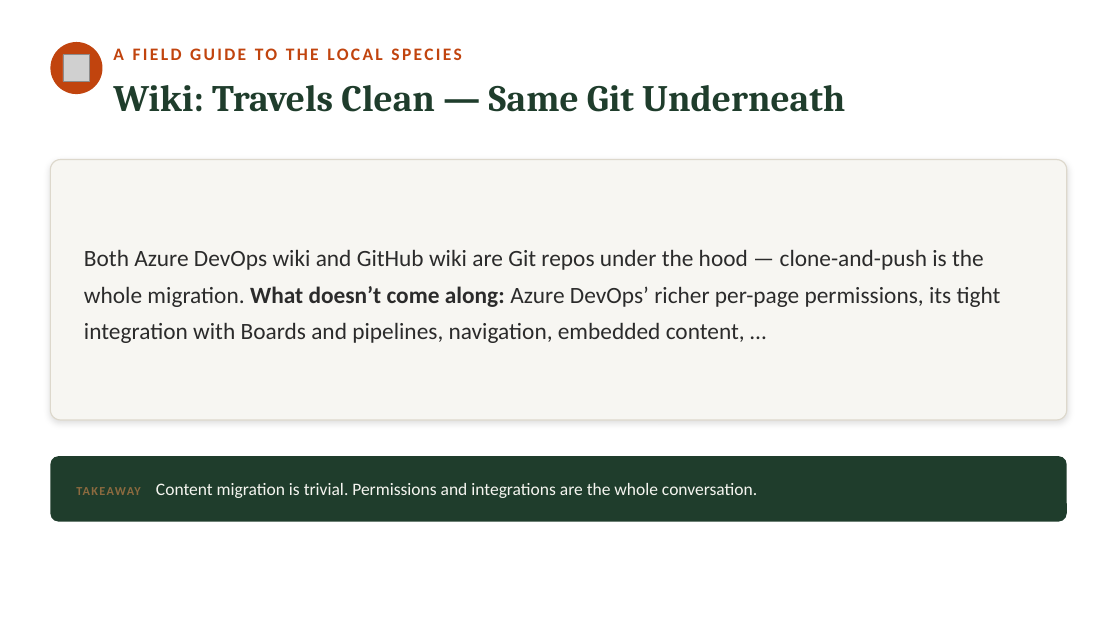
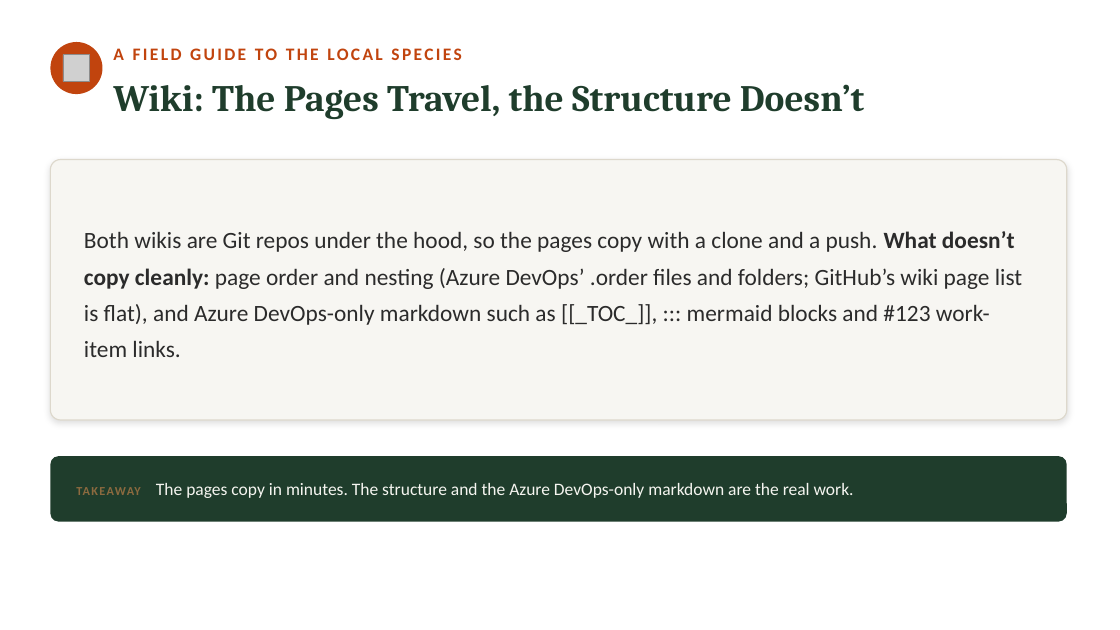
Before and after one commit to neumann1990/Azure_DevOps_To_GitHub, a slide deck: slide 11 of presentation/azure-devops-to-github-the-great-migration-FULL-DECK.pptx (slide 12 before the commit). Drawn at 1120x630 pixels with LibreOffice and Linux fonts; fonts in the diff are those of the drawing; grey boxes stand for pictures. Boxes give left, top, right and bottom in pixels: in the first picture for what was removed or moved away, otherwise in the second. Text is boxed around its words. In the diff, an @@ line names an element or a change of style, - is before the commit and + after.

```diff
--- a/presentation/azure-devops-to-github-the-great-migration-FULL-DECK.pptx
+++ b/presentation/azure-devops-to-github-the-great-migration-FULL-DECK.pptx
@@ text at <box>113,84,864,119</box>: text changed @@
-Wiki: Travels Clean — Same Git Underneath
+Wiki: The Pages Travel, the Structure Doesn’t
@@ text at <box>84,231,1022,357</box>: text changed @@
-Both Azure DevOps wiki and GitHub wiki are Git repos under the hood — clone-and-push is the whole migration. What doesn’t come along: Azure DevOps’ richer per-page permissions, its tight integration with Boards and pipelines, navigation, embedded content, …
+Both wikis are Git repos under the hood, so the pages copy with a clone and a push. What doesn’t copy cleanly: page order and nesting (Azure DevOps’ .order files and folders; GitHub’s wiki page list is flat), and Azure DevOps-only markdown such as [[_TOC_]], ::: mermaid blocks and #123 work-item links.
@@ text in rounded rectangle at <box>156,483,854,498</box>: text changed @@
-TAKEAWAY Content migration is trivial. Permissions and integrations are the whole conversation.
+TAKEAWAY The pages copy in minutes. The structure and the Azure DevOps-only markdown are the real work.
```
Also in this commit, not shown: 19 other slides changed, 5 slides removed.
